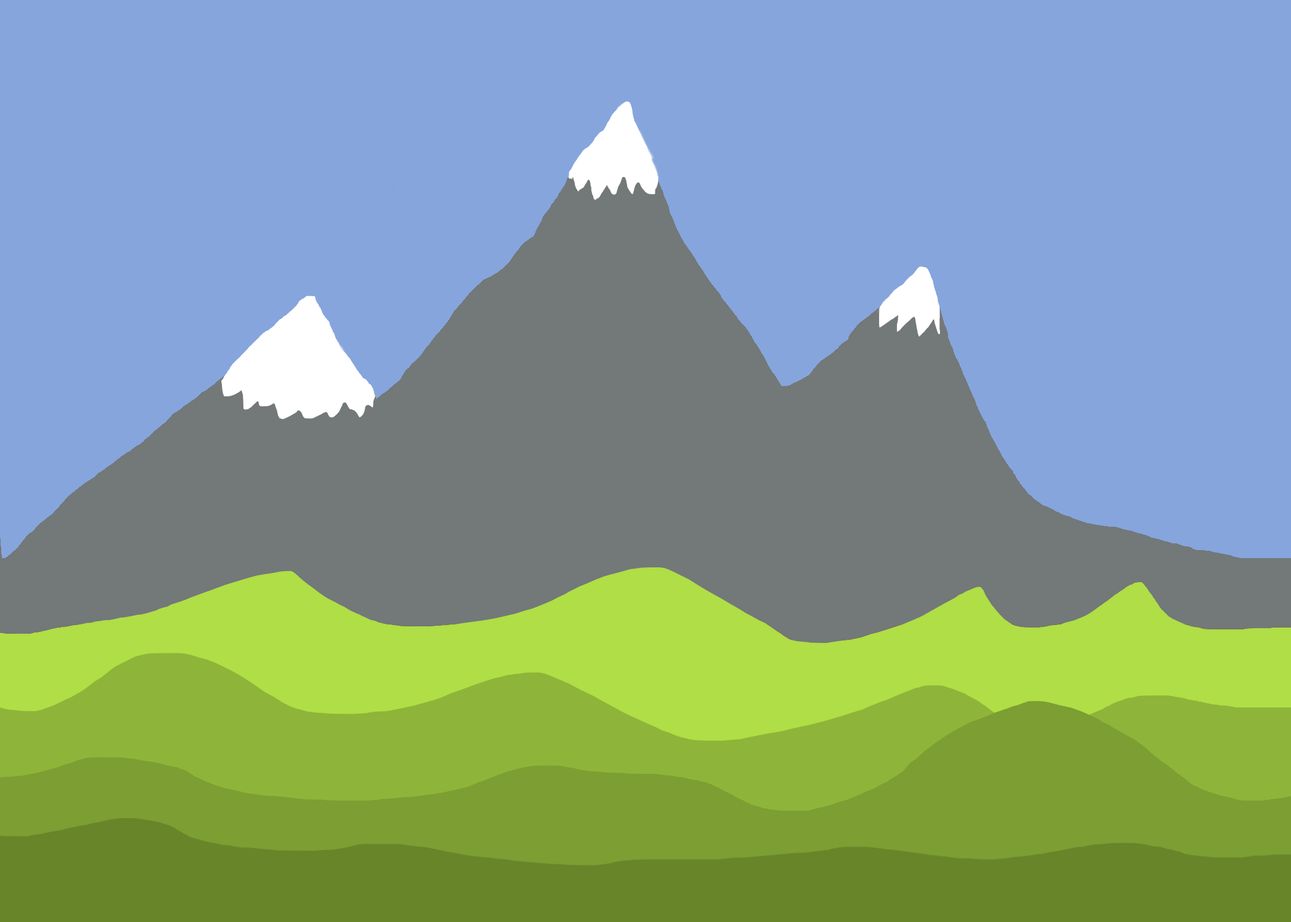
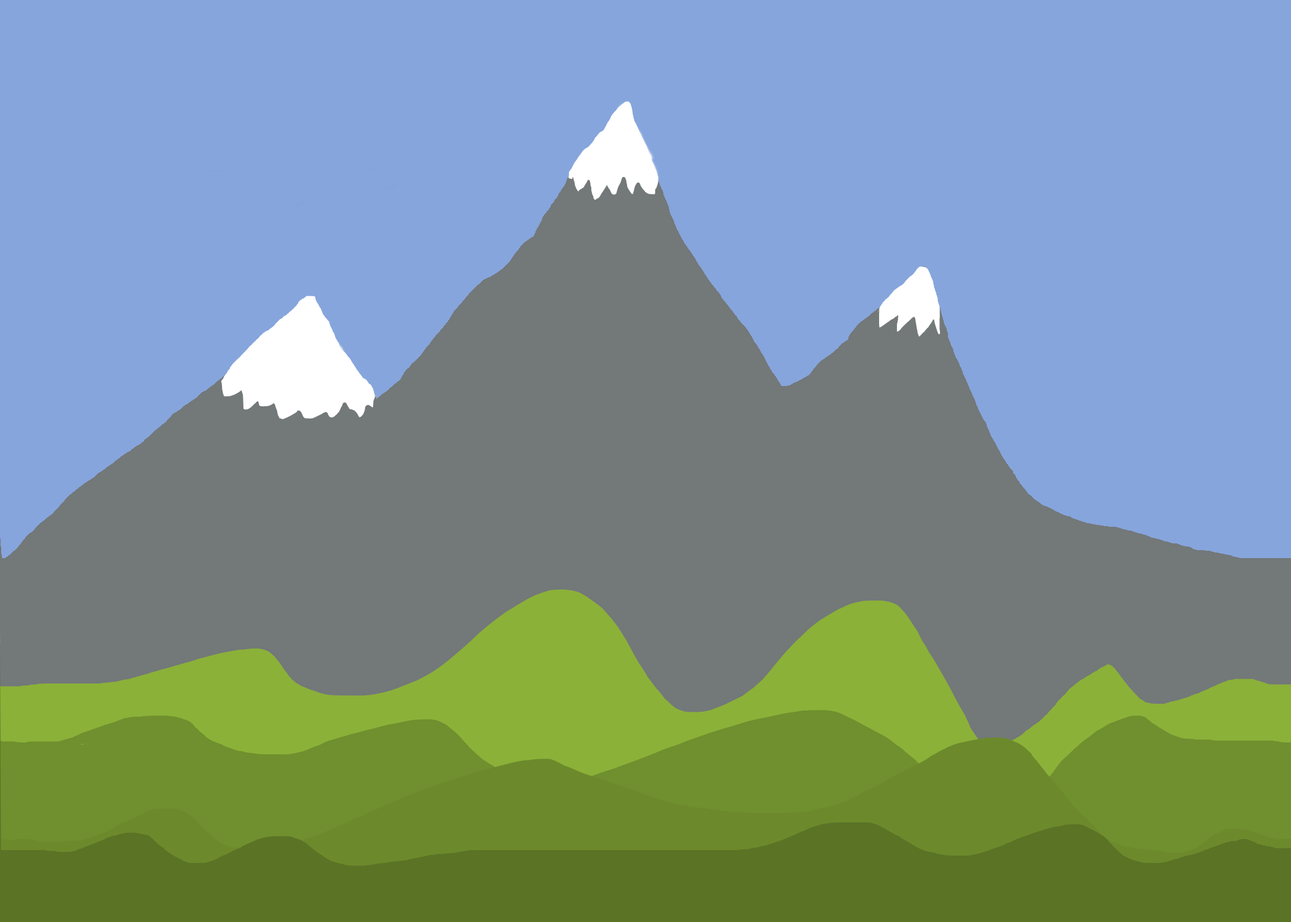
The second 1291 × 922 image is a revision of the first. Changes to its layers:
moved "Taso 1" above "Taso 4", painted on it over [0, 567, 1291, 922]
hid "Taso 4", painted on it over [0, 651, 1291, 922]
painted on "Taso 5" over [0, 701, 1291, 922]
renamed "Taso 11" to "Taso 8", moved it above "Taso 7", painted on it over [0, 653, 1291, 922]
removed layer "Taso 9" over [0, 567, 1291, 904]
painted on "Taso 7" over [0, 589, 1291, 922]
painted on "Taso 3" over [0, 830, 13, 849]
hid "Taso 6", moved it above "Tausta", painted on it over [11, 567, 1291, 922]
